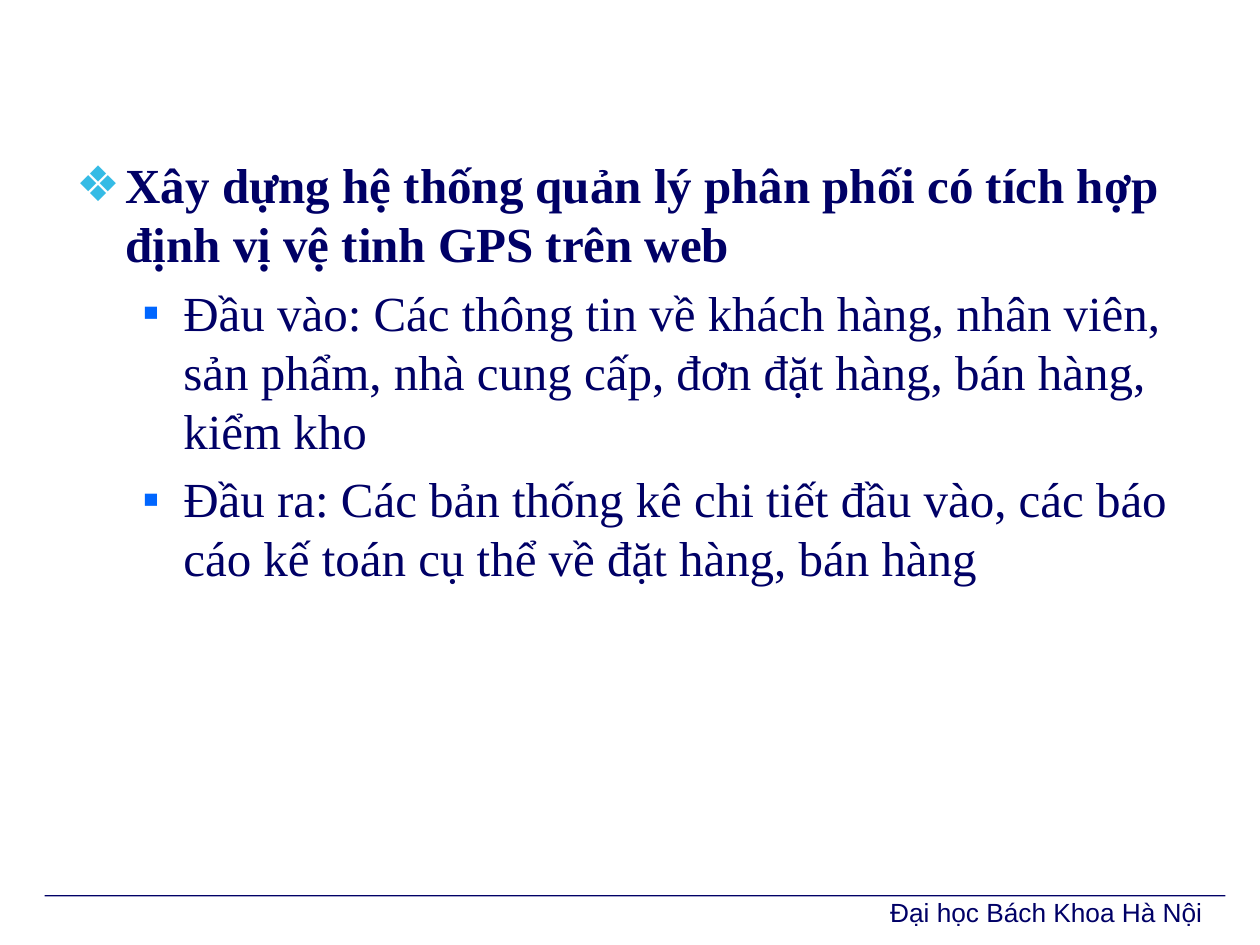
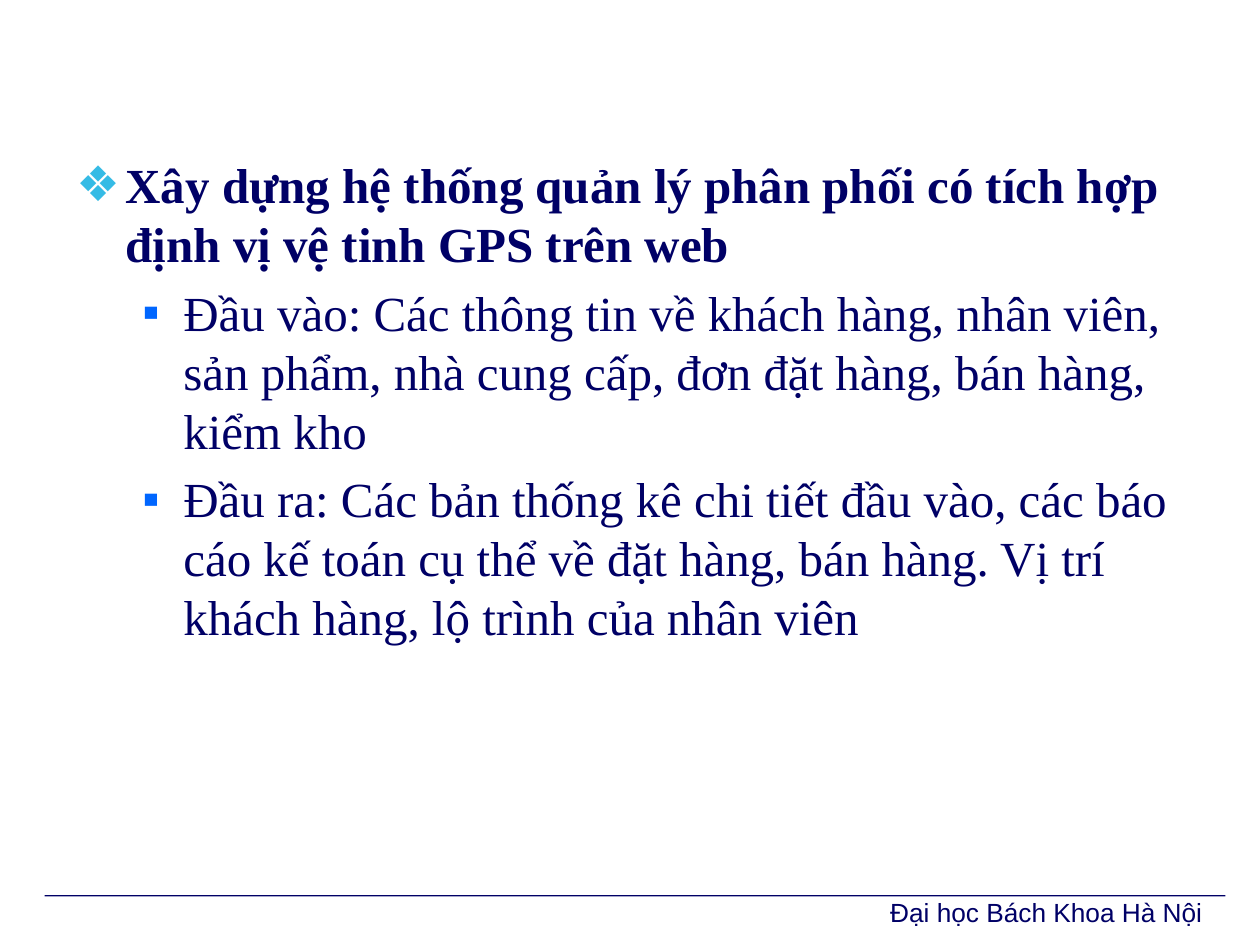
Before and after one commit to PhoenixNguyen/Graduate_Project, a slide deck: slide 5 of Report/BaoVe/TrinhDien/Slide.pptx. Drawn at 1260x945 pixels with LibreOffice and Linux fonts; fonts in the diff are those of the drawing; background and template pictures are left out. Boxes give left, top, right and bottom in pixels: in the first picture for what was removed or moved away, otherwise in the second. Text is boxed around its words. In the diff, an @@ line names an element or a change of style, - is before the commit and + after.

```diff
--- a/Report/BaoVe/TrinhDien/Slide.pptx
+++ b/Report/BaoVe/TrinhDien/Slide.pptx
@@ text at (x1=183, y1=481, x2=1167, y2=645): text changed @@
-  ▪ Đầu ra: Các bản thống kê chi tiết đầu vào, các báo cáo kế toán cụ thể về đặt hàng, bán hàng
+  ▪ Đầu ra: Các bản thống kê chi tiết đầu vào, các báo cáo kế toán cụ thể về đặt hàng, bán hàng. Vị trí khách hàng, lộ trình của nhân viên
```
Also in this commit, not shown: 5 other slides changed, 1 other file.
